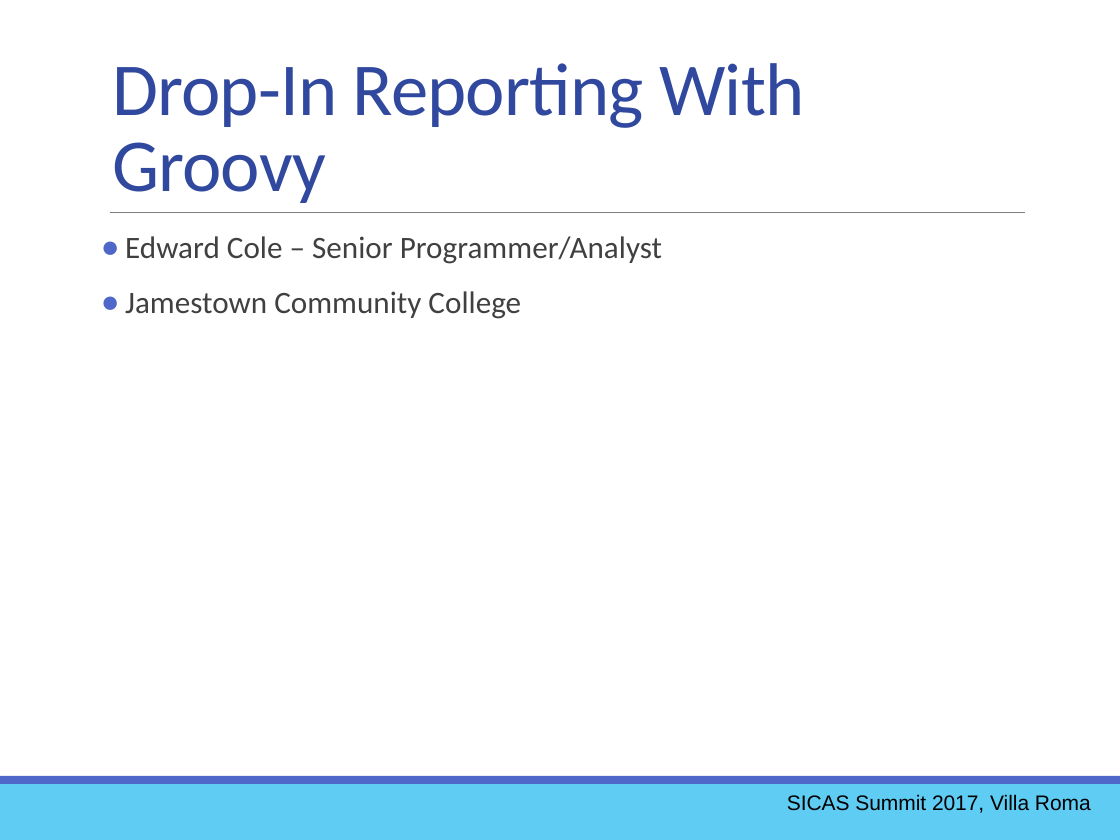
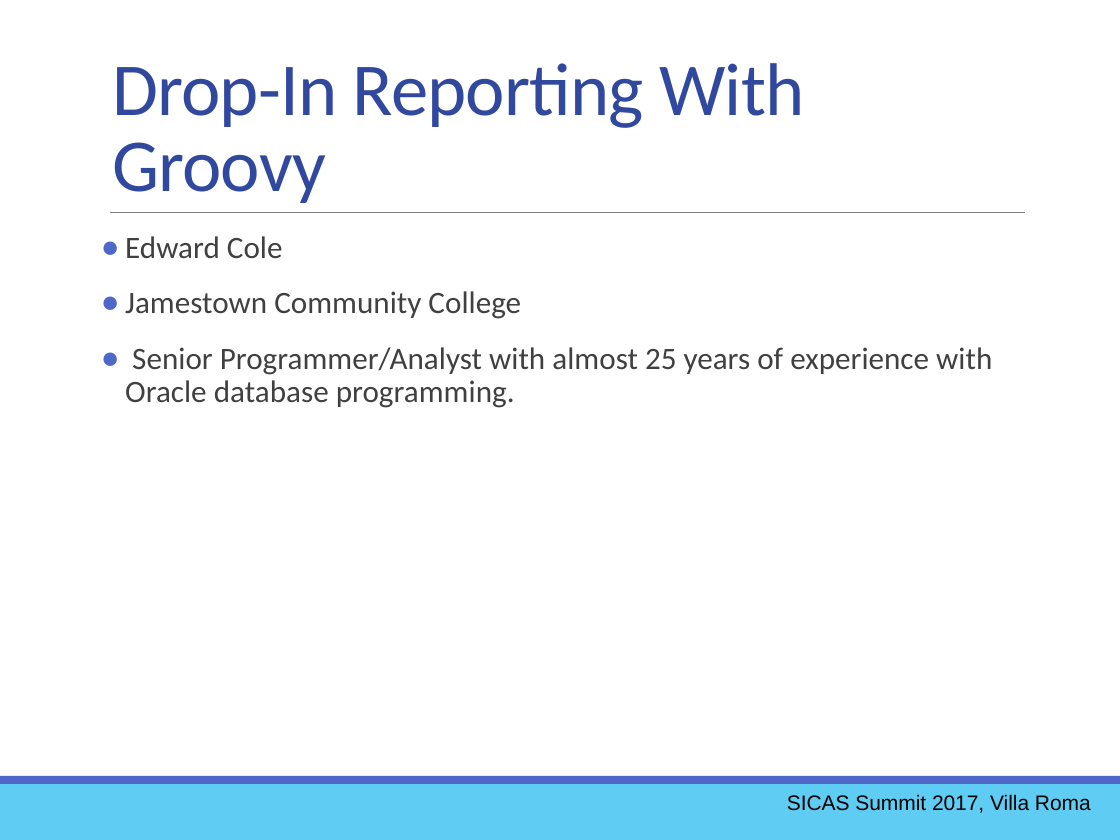
Before and after one commit to ewcole/simple_report, a slide deck: slide 3 of docs/SICAS_2017/Drop-InReportingWithGroovy.pptx. Drawn at 1120x840 pixels with LibreOffice and Linux fonts; fonts in the diff are those of the drawing. Boxes give left, top, right and bottom in pixels: in the first picture for what was removed or moved away, otherwise in the second. Text is boxed around its words. In the diff, an @@ line names an element or a change of style, - is before the commit and + after.

Commit message:
Add description of Groovy

```diff
--- a/docs/SICAS_2017/Drop-InReportingWithGroovy.pptx
+++ b/docs/SICAS_2017/Drop-InReportingWithGroovy.pptx
@@ text at (125, 236, 283, 258): text changed @@
-● Edward Cole – Senior Programmer/Analyst
+● Edward Cole
@@ text at (125, 347, 992, 408): paragraph added @@
+● Senior Programmer/Analyst with almost 25 years of experience with Oracle database programming.
```
Also in this commit, not shown: 2 other slides changed, 2 other files.
